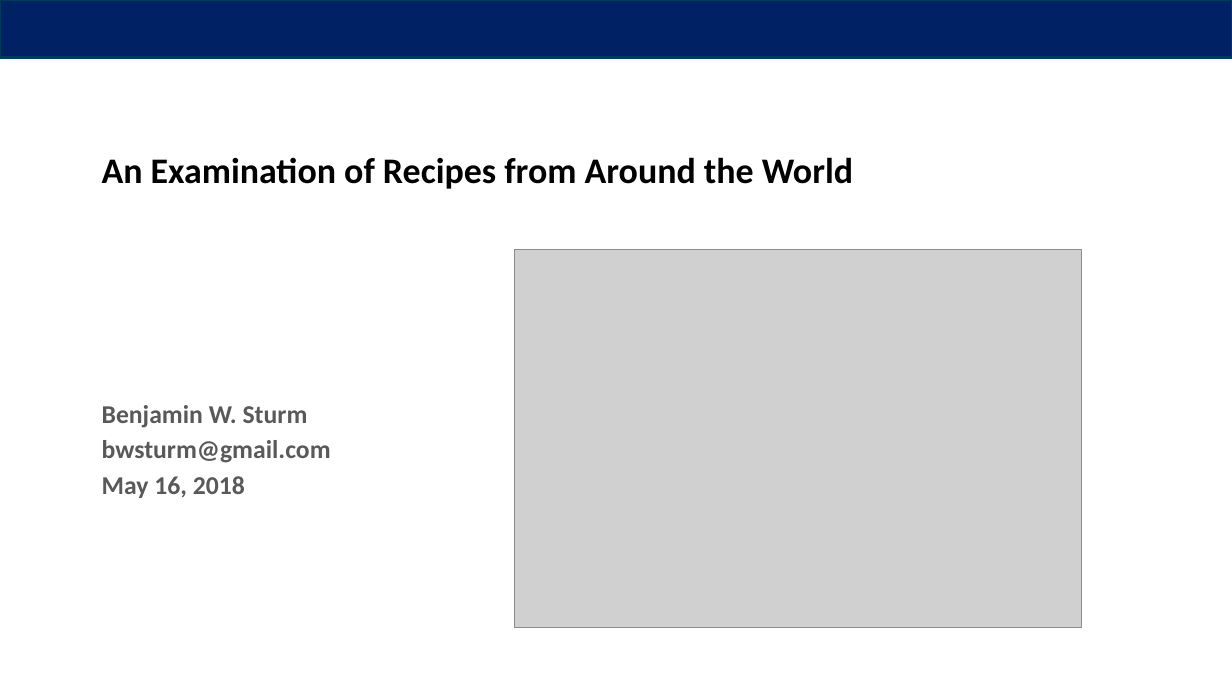
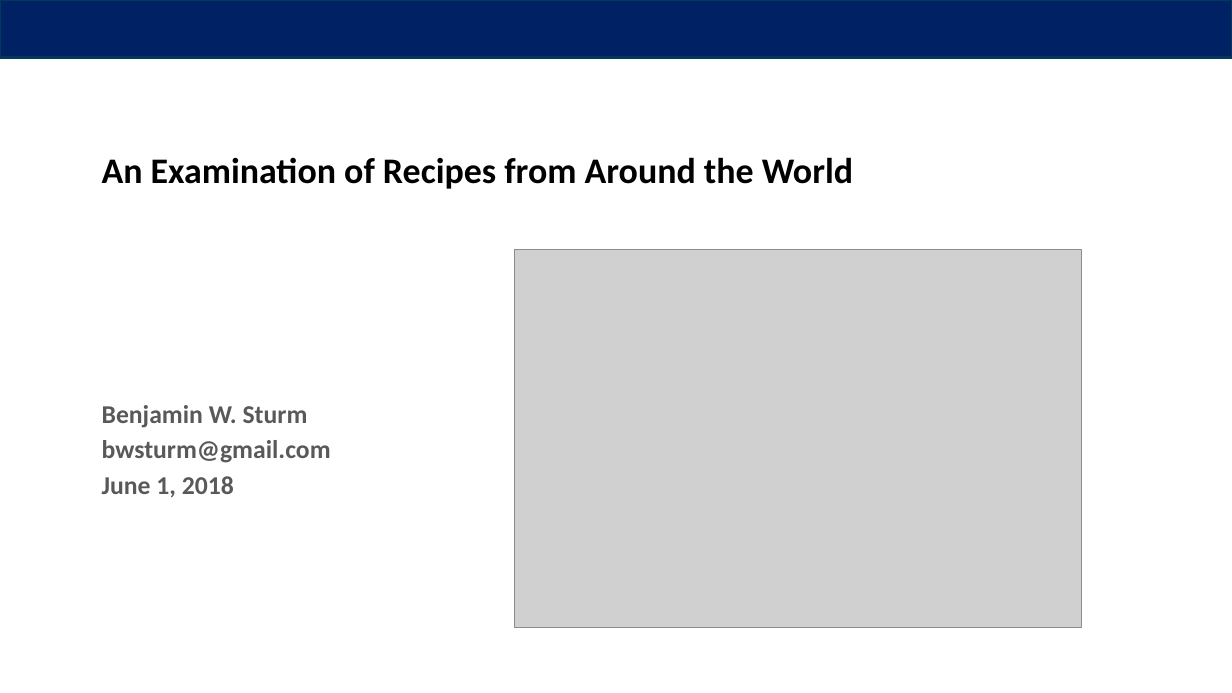
Before and after one commit to bwsturm/metis_bootcamp, a slide deck: slide 1 of Week7/fletcher/presentation/BSturm_recipes_180529.pptx. Drawn at 1232x693 pixels with LibreOffice and Linux fonts; fonts in the diff are those of the drawing; grey boxes stand for pictures. Boxes give left, top, right and bottom in pixels: in the first picture for what was removed or moved away, otherwise in the second. Text is boxed around its words. In the diff, an @@ line names an element or a change of style, - is before the commit and + after.

```diff
--- a/Week7/fletcher/presentation/BSturm_recipes_180529.pptx
+++ b/Week7/fletcher/presentation/BSturm_recipes_180529.pptx
@@ subtitle at <box>102,476,234,497</box>: text changed @@
-May 16, 2018
+June 1, 2018
```
Also in this commit, not shown: 1 other slide changed, 35 other files.
